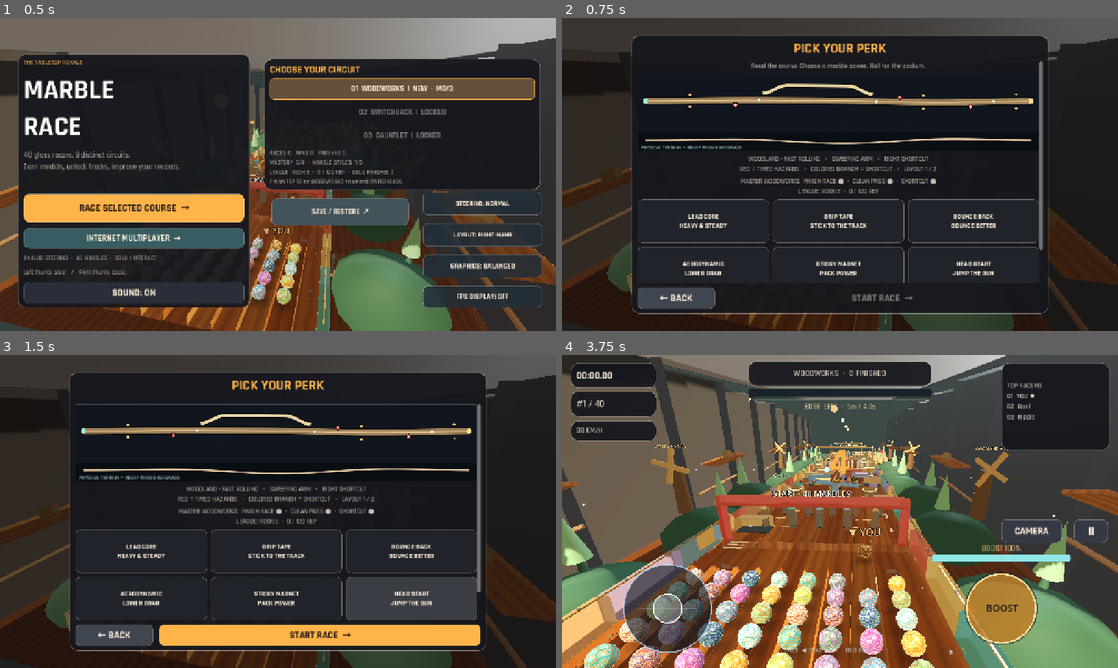
Above: before the commit, frames 1-4 (two rows, left to right).
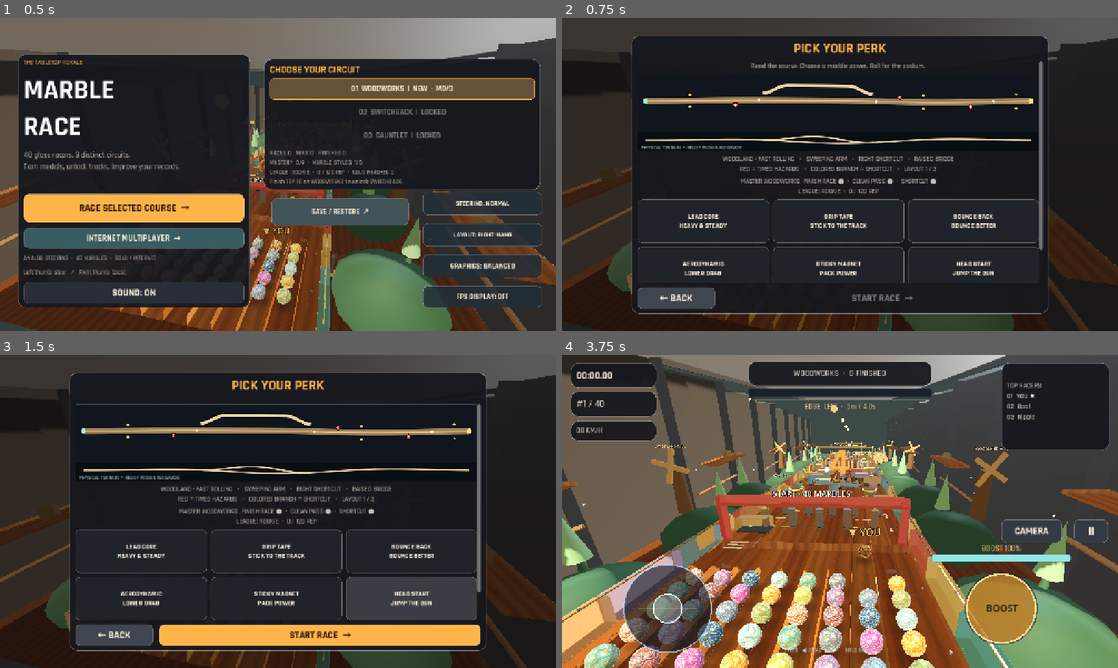
Above: after the commit, the same moments.

Repository: dbrckk/Marble-race-
Game: Godot game, scene res://scenes/main.tscn
Two runs of this game, one before a commit and one after it. Both use one fixed random seed, a clock stepped at 60 frames per second and the inputs below.
Inputs:
- Up to frame 1 (0.5 s): no input
- Up to frame 2 (0.75 s): click "RACE SELECTED COURSE →" at 0.5 s
- Up to frame 3 (1.5 s): click "HEAD START JUMP THE GUN" at 1.25 s
- Up to frame 4 (3.75 s): click "HEAD START JUMP THE GUN" at 2 s; click "HEAD START JUMP THE GUN" at 2.75 s; click "START RACE →" at 3.5 s

Frame 1 is identical in both runs. In frame 2, 0.6% of the frame differs, in the area x 28-71%, y 37-46%; in frame 3, 0.5%; in frame 4, nothing differs.

Commit message:
Show real elevated shortcut height alongside main terrain in prerace Android course briefing

Diff:
--- a/scripts/course_briefing.gd
+++ b/scripts/course_briefing.gd
@@ -53,7 +53,7 @@
     var hazard: String = DIRECTOR.EVENT_NAMES[course]
     var theme: String = ["WOODLAND • FAST ROLLING","GLACIER • ICY CORNERS",
         "FORGE • HOT AIR VENTS"][course]
-    return "%s   •   %s   •   %s SHORTCUT" % [theme,hazard,side]
+    return "%s   •   %s   •   %s SHORTCUT   •   RAISED BRIDGE" % [theme,hazard,side]
 
 func project(world_z: float, world_x: float) -> Vector2:
     # Main racing lane and bypass are drawn with shared absolute world X.
@@ -66,6 +66,16 @@
     # absolute altitude would hide the interesting local crests and dips.
     var deviation: float = TRACK_PATH.height_at(world_z,course)-(
         world_z*TRACK_PATH.BASE_SLOPE)
+    return Vector2(project(world_z,0.0).x,
+        size.y*0.855-deviation*size.y*0.074)
+
+func shortcut_relief_point(world_z: float) -> Vector2:
+    # The lower graph shows the actual top of the optional bridge beside
+    # the original course, not an arbitrary painted rollercoaster curve.
+    var altitude: float = TRACK_PATH.height_at(world_z,course)
+    if is_instance_valid(stage) and is_instance_valid(stage.shortcut_route):
+        altitude = stage.shortcut_route.point_at(world_z).y+0.28
+    var deviation: float = altitude-world_z*TRACK_PATH.BASE_SLOPE
     return Vector2(project(world_z,0.0).x,
         size.y*0.855-deviation*size.y*0.074)
 
@@ -137,6 +147,11 @@
         var z: float = lerpf(START_Z,FINISH_Z,float(i)/64.0)
         relief.append(relief_point(z))
     draw_polyline(relief,accent.lightened(0.28),2.2,true)
+    var raised_bridge := PackedVector2Array()
+    for i in range(33):
+        var z: float = lerpf(SHORTCUT.ENTRY_Z,SHORTCUT.EXIT_Z,float(i)/32.0)
+        raised_bridge.append(shortcut_relief_point(z))
+    draw_polyline(raised_bridge,SIDE_COLORS[course],2.2,true)
     draw_string(get_theme_default_font(),Vector2(9.0,h-5.0),
         "PHYSICAL TERRAIN  •  RELIEF FROM BASE GRADE",
         HORIZONTAL_ALIGNMENT_LEFT,-1,10,Color(0.69,0.83,0.85,0.84))
